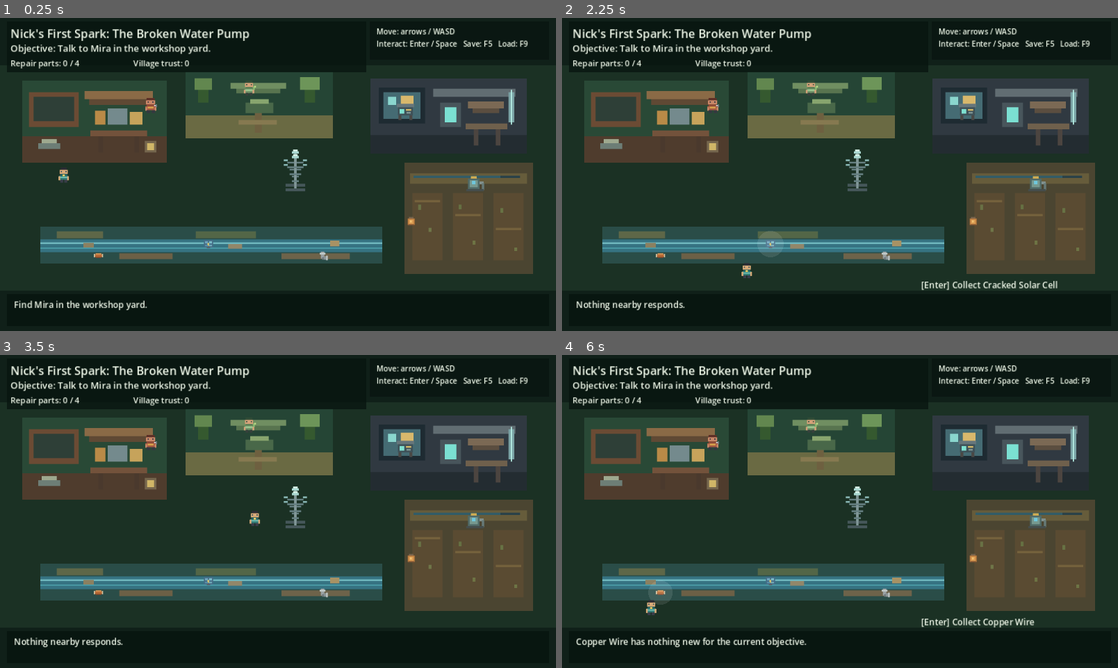
Above: before the commit, frames 1-4 (two rows, left to right).
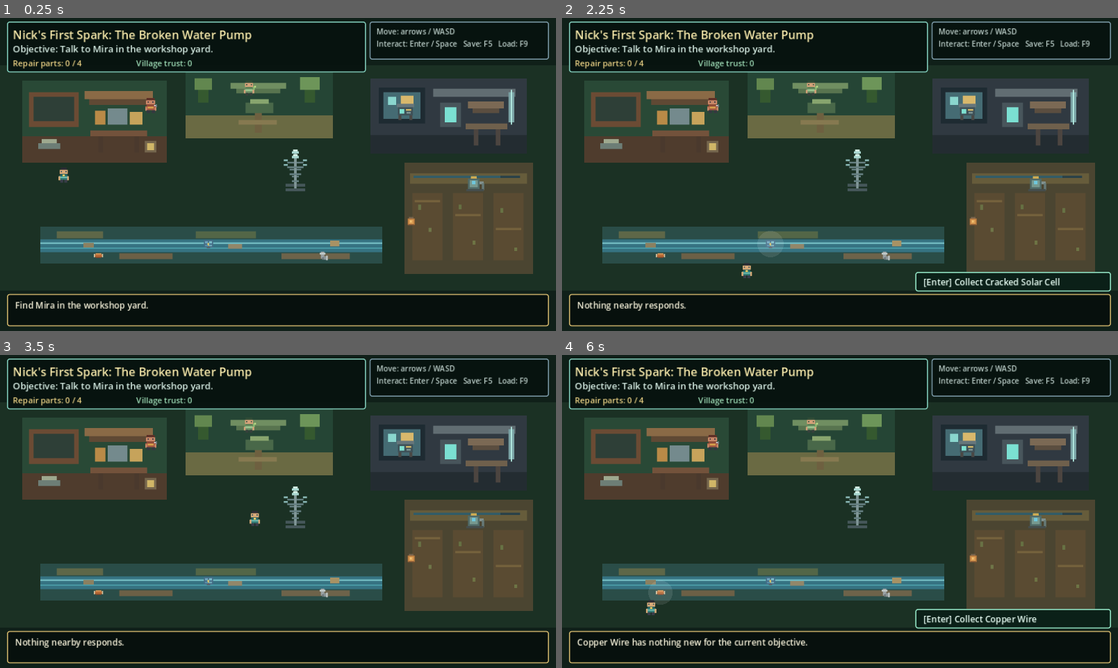
Above: after the commit, the same moments.

Repository: ndrorchestration/nick-luminous-valley
Game: Godot game, scene res://scenes/world/main.tscn
Two runs of this game, one before a commit and one after it. Both use one fixed random seed, a clock stepped at 60 frames per second and the inputs below.
Inputs:
- Up to frame 1 (0.25 s): no input
- Up to frame 2 (2.25 s): tap Enter at 0.5, 0.6, 1.35, 2.1 s; hold Right (ui_right) 0.53-1.28 s; tap Space at 0.77, 1.52 s; hold Down (ui_down) 1.28-2.03 s; hold Right (ui_right) from 2.03 s (still down)
- Up to frame 3 (3.5 s): release Right (ui_right) at 2.78 s; hold Up (ui_up) from 2.78 s (still down); tap Enter at 2.85 s; tap Space at 3.02 s
- Up to frame 4 (6 s): tap Space at 3.5, 3.77, 4.52 s; release Up (ui_up) at 3.53 s; hold Left (ui_left) 3.53-5.03 s; tap Enter every 0.75 s from 3.6 to 5.85 s; hold Down (ui_down) 5.03-5.78 s; hold Right (ui_right) from 5.78 s (still down)

The runs differ from the first frame. In frame 1, 5.1% of the frame differs, in the area x 1-99%, y 1-99%; in frame 2, 6.1%; in frame 3, 5.1%; in frame 4, 6.3%.

Commit message:
art: strengthen HUD and interaction treatment

Diff:
--- a/scripts/ui/hud.gd
+++ b/scripts/ui/hud.gd
@@ -6,20 +6,22 @@
 var trust_label: Label
 var message_label: Label
 var hint_label: Label
+var hint_panel: Panel
 
 func build_ui() -> void:
-	_add_panel(Vector2(12, 6), Vector2(620, 88), Color(0.03, 0.08, 0.06, 0.78))
-	_add_panel(Vector2(638, 6), Vector2(310, 66), Color(0.03, 0.08, 0.06, 0.72))
-	_add_panel(Vector2(12, 476), Vector2(936, 56), Color(0.03, 0.08, 0.06, 0.88))
+	_add_panel(Vector2(12, 6), Vector2(620, 88), Color(0.025, 0.07, 0.055, 0.92), Color("78bfae"))
+	_add_panel(Vector2(638, 6), Vector2(310, 66), Color(0.025, 0.07, 0.055, 0.88), Color("718f9b"))
+	_add_panel(Vector2(12, 476), Vector2(936, 56), Color(0.025, 0.06, 0.05, 0.94), Color("c0a864"))
+	hint_panel = _add_panel(Vector2(610, 438), Vector2(338, 34), Color(0.04, 0.12, 0.09, 0.94), Color("8bd9ba"))
 
-	title_label = _make_label(Vector2(18, 12), Vector2(520, 28), 20)
-	objective_label = _make_label(Vector2(18, 41), Vector2(620, 25), 16)
-	inventory_label = _make_label(Vector2(18, 68), Vector2(210, 22), 14)
-	trust_label = _make_label(Vector2(230, 68), Vector2(210, 22), 14)
-	hint_label = _make_label(Vector2(620, 450), Vector2(320, 24), 15)
-	message_label = _make_label(Vector2(24, 484), Vector2(912, 44), 15)
+	title_label = _make_label(Vector2(22, 14), Vector2(500, 26), 20, Color("f5e7a9"))
+	objective_label = _make_label(Vector2(22, 42), Vector2(596, 24), 16, Color("d8eee5"))
+	inventory_label = _make_label(Vector2(22, 68), Vector2(210, 20), 14, Color("e8cf83"))
+	trust_label = _make_label(Vector2(235, 68), Vector2(210, 20), 14, Color("9ddbb5"))
+	hint_label = _make_label(Vector2(624, 445), Vector2(310, 22), 15, Color("e9fff5"))
+	message_label = _make_label(Vector2(26, 485), Vector2(904, 40), 15, Color("f5f0d8"))
 
-	var help := _make_label(Vector2(650, 14), Vector2(290, 52), 13)
+	var help := _make_label(Vector2(650, 14), Vector2(290, 52), 13, Color("b9cbc6"))
 	help.text = "Move: arrows / WASD\nInteract: Enter / Space   Save: F5   Load: F9"
 
 func refresh(title: String, objective: String, part_count: int, trust: int, message: String, hint: String) -> void:
@@ -29,20 +31,33 @@
 	trust_label.text = "Village trust: %d" % trust
 	message_label.text = message
 	hint_label.text = hint
+	hint_panel.visible = not hint.is_empty()
 
-func _add_panel(pos: Vector2, dimensions: Vector2, color: Color) -> void:
-	var panel := ColorRect.new()
+func _add_panel(pos: Vector2, dimensions: Vector2, color: Color, border_color: Color) -> Panel:
+	var panel := Panel.new()
 	panel.position = pos
 	panel.size = dimensions
-	panel.color = color
+	var style := StyleBoxFlat.new()
+	style.bg_color = color
+	style.border_color = border_color
+	style.border_width_left = 2
+	style.border_width_top = 2
+	style.border_width_right = 2
+	style.border_width_bottom = 2
+	style.corner_radius_top_left = 4
+	style.corner_radius_top_right = 4
+	style.corner_radius_bottom_left = 4
+	style.corner_radius_bottom_right = 4
+	panel.add_theme_stylebox_override("panel", style)
 	add_child(panel)
+	return panel
 
-func _make_label(pos: Vector2, dimensions: Vector2, font_size: int) -> Label:
+func _make_label(pos: Vector2, dimensions: Vector2, font_size: int, font_color: Color) -> Label:
 	var label := Label.new()
 	label.position = pos
 	label.size = dimensions
 	label.add_theme_font_size_override("font_size", font_size)
-	label.add_theme_color_override("font_color", Color("eef7e8"))
+	label.add_theme_color_override("font_color", font_color)
 	label.autowrap_mode = TextServer.AUTOWRAP_WORD_SMART
 	add_child(label)
 	return label
